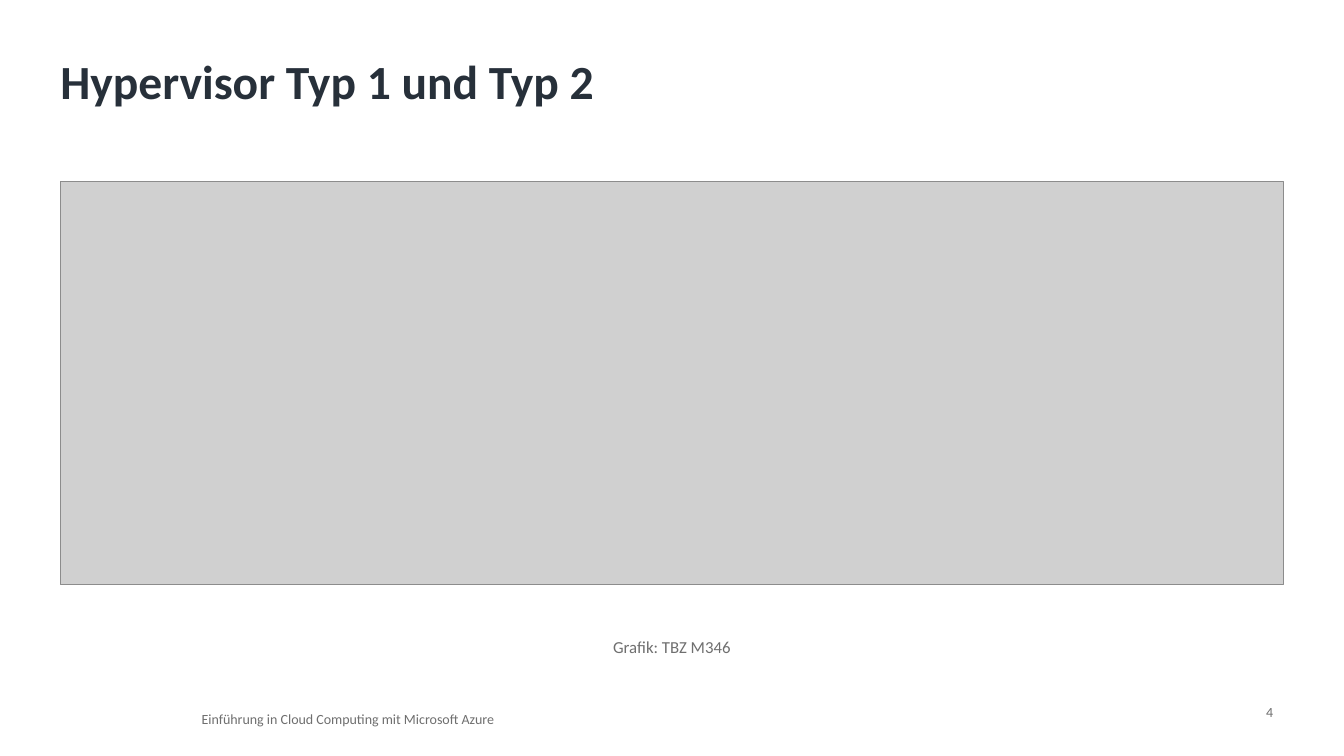
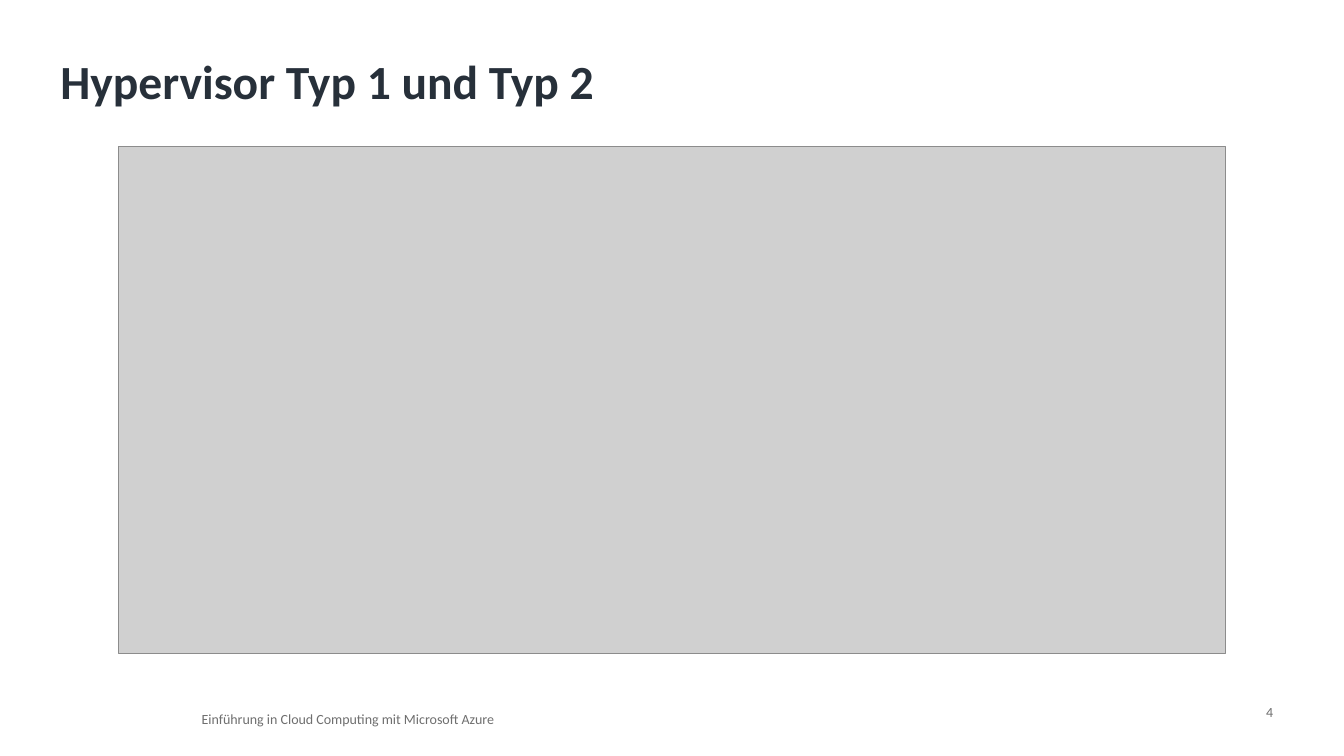
Before and after one commit to pat-teacher/azure-basics-training, a slide deck: slide 4 of praesentationen/input-01-virtualisierung.pptx. Drawn at 1344x756 pixels with LibreOffice and Linux fonts; fonts in the diff are those of the drawing; grey boxes stand for pictures; background and template pictures are left out. Boxes give left, top, right and bottom in pixels: in the first picture for what was removed or moved away, otherwise in the second. Text is boxed around its words. In the diff, an @@ line names an element or a change of style, - is before the commit and + after.

Commit message:
Add SVG diagrams for hypervisor types, persistence, and access tiers; update scripts and presentation content
- Created SVG diagram for Hypervisor Types (Type 1 and Type 2) illustrating their architecture and examples.
- Added SVG diagram for Persistence, detailing what data survives when a VM is replaced.
- Introduced SVG diagram for Access Tiers in Blob Storage, explaining pricing and data retention.
- Updated rendering script to include new SVG files and adjusted cropping logic.
- Modified presentation content to reference new diagrams and clarify descriptions.

```diff
--- a/praesentationen/input-01-virtualisierung.pptx
+++ b/praesentationen/input-01-virtualisierung.pptx
@@ picture: place and size @@
-picture at (60, 181, 1284, 585)
+picture at (118, 146, 1225, 653)
@@ text removed at (613, 641, 731, 653) @@
-Grafik: TBZ M346
```
Also in this commit, not shown: 15 other files.
